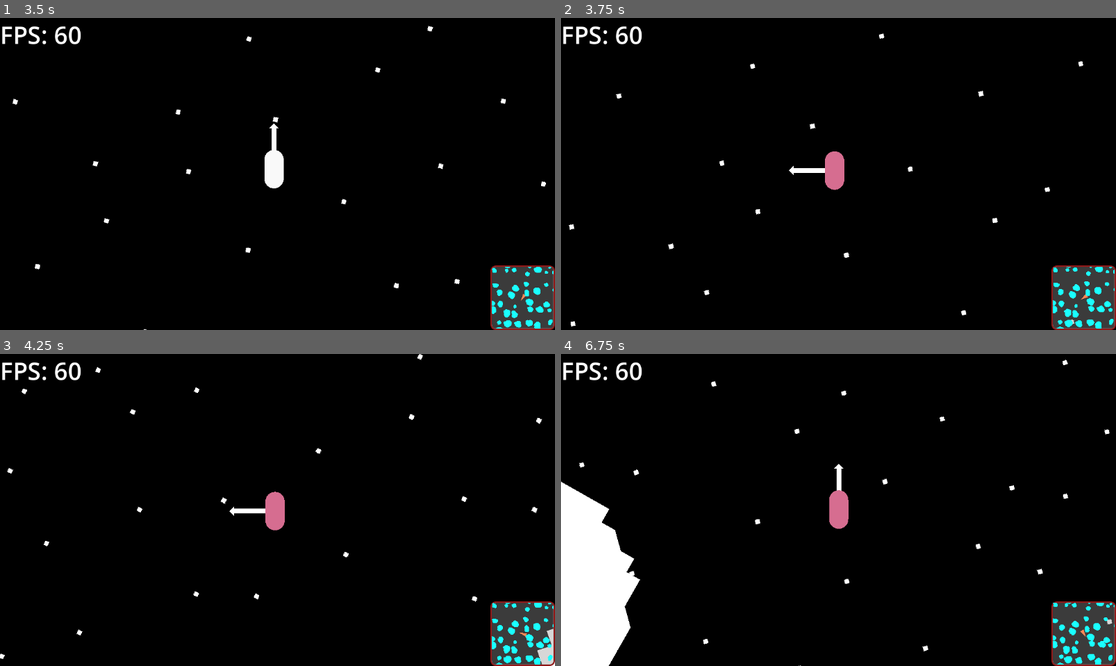
Above: before the commit, frames 1-4 (two rows, left to right).
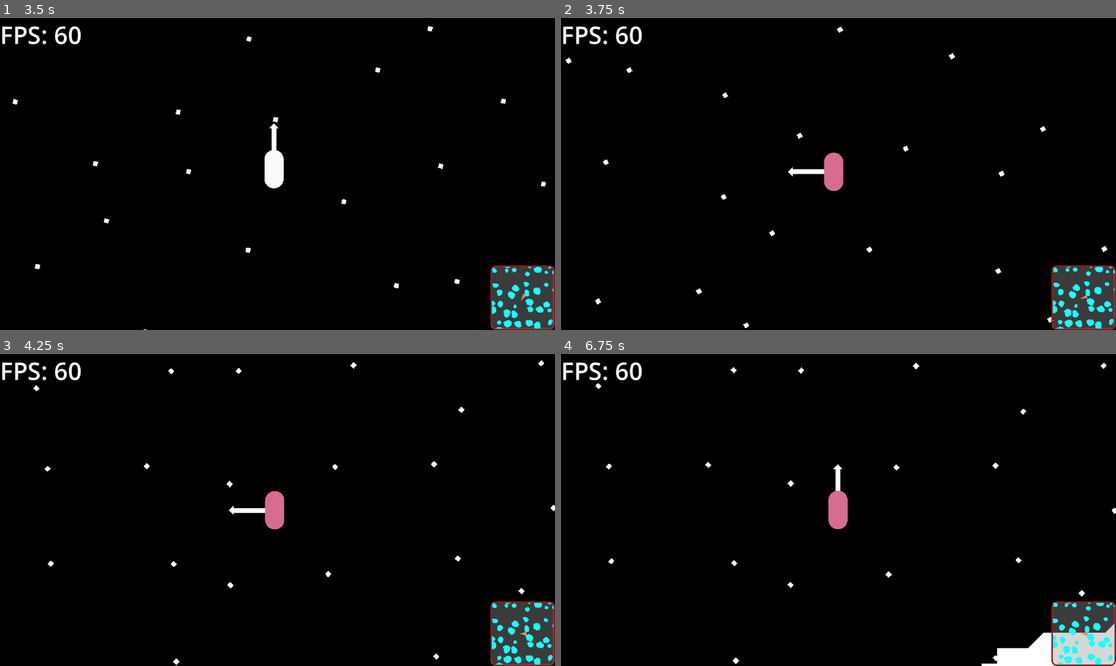
Above: after the commit, the same moments.

Repository: coolspacegame/game
Game: Godot game, scene res://node_2d.tscn
The game is run twice, just before and just after one commit, with the same random seed, the same clock (stepped at 60 frames per second) and the same inputs.
Inputs (mouse positions are in pixels of both pictures, inside the frame that each line leads up to):
- Up to frame 1 (3.5 s): tap Enter at 0.5 s; move the mouse to (399, 158) at 0.52 s; hold D (skelly_input_action_right) 0.53-1.28 s; click (399, 158) at 0.6 s; tap Space (skelly_input_action_jump) at 0.77, 1.52, 3.02 s; move the mouse to (166, 189) at 1.27 s; hold S (skelly_input_action_backward) 1.28-2.03 s; right-click (166, 189) at 1.35 s; move the mouse to (333, 105) at 2.02 s; hold D (skelly_input_action_right) 2.03-2.78 s; tap E (skelly_input_action_2) at 2.1 s; move the mouse to (249, 236) at 2.77 s; hold W (skelly_input_action_forward) from 2.78 s (still down); tap I (skelly_input_action_3) at 2.85 s
- Up to frame 2 (3.75 s): move the mouse to (1005, 220) at 3.52 s; release W (skelly_input_action_forward) at 3.53 s; hold A (skelly_input_action_left) from 3.53 s (still down); hold C from 3.53 s (still down)
- Up to frame 3 (4.25 s): keep holding A (skelly_input_action_left); keep holding C; tap Space (skelly_input_action_jump) at 3.77 s
- Up to frame 4 (6.75 s): move the mouse to (672, 463) at 4.27 s; release C at 4.28 s; click (672, 463) at 4.35 s; tap Space (skelly_input_action_jump) at 4.52, 6.02 s; move the mouse to (866, 510) at 5.02 s; release A (skelly_input_action_left) at 5.03 s; hold S (skelly_input_action_backward) 5.03-5.78 s; right-click (866, 510) at 5.1 s; move the mouse to (755, 432) at 5.77 s; hold D (skelly_input_action_right) 5.78-6.53 s; tap E (skelly_input_action_2) at 5.85 s; move the mouse to (960, 494) at 6.52 s; hold W (skelly_input_action_forward) from 6.53 s (still down); tap I (skelly_input_action_3) at 6.6 s

Frame 1 is identical in both runs. In frame 2, 0.7% of the frame differs, in the area x 0-99%, y 2-100%; in frame 3, 0.9%; in frame 4, 8.3%, in the area x 0-100%, y 1-100%.

Commit message:
Changes around movement: Significantly increased the automatic rotation torque, in order to overcome the gravity values. Added jumping while in walking mode on asteroid surface. Changed gravity from only happening while not receiving input, to always being present when near an asteroid.

Diff:
--- a/scripts/TheCharacter.gd
+++ b/scripts/TheCharacter.gd
@@ -21,8 +21,8 @@
 
 ## Scale of the gravititational force from asteroids on the character
 const GRAVITATIONAL_CONSTANT := 200.0
-const AUTOMATIC_ROTATION_TORQUE_SPRING_CONSTANT = 1000.0
-const AUTOMATIC_ROTATION_TORQUE_DAMPING_CONSTANT = 300.0
+const AUTOMATIC_ROTATION_TORQUE_SPRING_CONSTANT = 5000000.0
+const AUTOMATIC_ROTATION_TORQUE_DAMPING_CONSTANT = 800000.0
 const REQUESTED_MOVEMENT_FORCE_SCALE = 20000.0
 const REQUESTED_MOVEMENT_TORQUE_SCALE = 100000.0
 const DEBUG_INDICATOR_LINE_WIDTH = 10.0
@@ -31,6 +31,7 @@
 const BOOSTERS_ENABLED_COLOR: Color = Color.LIGHT_GREEN
 const BOOSTERS_DISABLED_COLOR: Color = Color.PALE_VIOLET_RED
 const WALKING_SPEED = 250.0
+const JUMPING_FORCE_SCALE = 500000.0
 
 ## This is for incoming signals to notify this script to set the "boosters enabled" state
 ## This should probably be replaced once a Skelly player/game state is integrated,
@@ -116,7 +117,10 @@
 
     if boosters_are_active:
         # apply the force and torque as requested, presumably as a signal from the player input controller
-        var requested_movement_force := REQUESTED_MOVEMENT_FORCE_SCALE * _requested_movement.y * Vector2.DOWN.rotated(character_body.rotation)
+        # TODO for now I am adding a portion (90 percent) of the gravity force because otherwise the player will have trouble
+        # boosting away from a strong gravitational pull. My thinking is that more fuel should be burned in a way that is proportional
+        # to how much force is applied, but for now I'm faking it to allow movement from asteroid to space
+        var requested_movement_force := (REQUESTED_MOVEMENT_FORCE_SCALE + strongest_gravity_force.length() * 0.9) * _requested_movement.y * Vector2.DOWN.rotated(character_body.rotation)
         var requested_movement_torque := REQUESTED_MOVEMENT_TORQUE_SCALE * _requested_movement.x
         character_body.apply_central_force(requested_movement_force)
         character_body.apply_torque(requested_movement_torque)
@@ -144,14 +148,17 @@
 
             character_body.position += delta * WALKING_SPEED * _requested_movement.x * surface_tangent
 
-        # if boosters are not active, then apply force/torque due to gravity and the automatic rotation to
+            var jumping_force = character_body.transform.basis_xform(Vector2.DOWN) * _requested_movement.y * JUMPING_FORCE_SCALE
+            character_body.apply_central_force(jumping_force)
+
+        # if boosters are not active, then apply torque for the automatic rotation to
         # orient towards the asteroid
         var torque_spring_component = AUTOMATIC_ROTATION_TORQUE_SPRING_CONSTANT * angle_delta
         var torque_damping_component = AUTOMATIC_ROTATION_TORQUE_DAMPING_CONSTANT * character_body.angular_velocity
         var automatic_rotation_torque = -torque_spring_component - torque_damping_component
-        var scaled_automatic_rotation_torque = automatic_rotation_torque * strongest_gravity_force.length()
-        character_body.apply_torque(scaled_automatic_rotation_torque)
-        character_body.apply_central_force(strongest_gravity_force)
+        character_body.apply_torque(automatic_rotation_torque)
+
+    character_body.apply_central_force(strongest_gravity_force)
 
     # send the signal out that will notify other nodes that the character has moved
     body_transform_updated.emit(character_body.global_transform)
